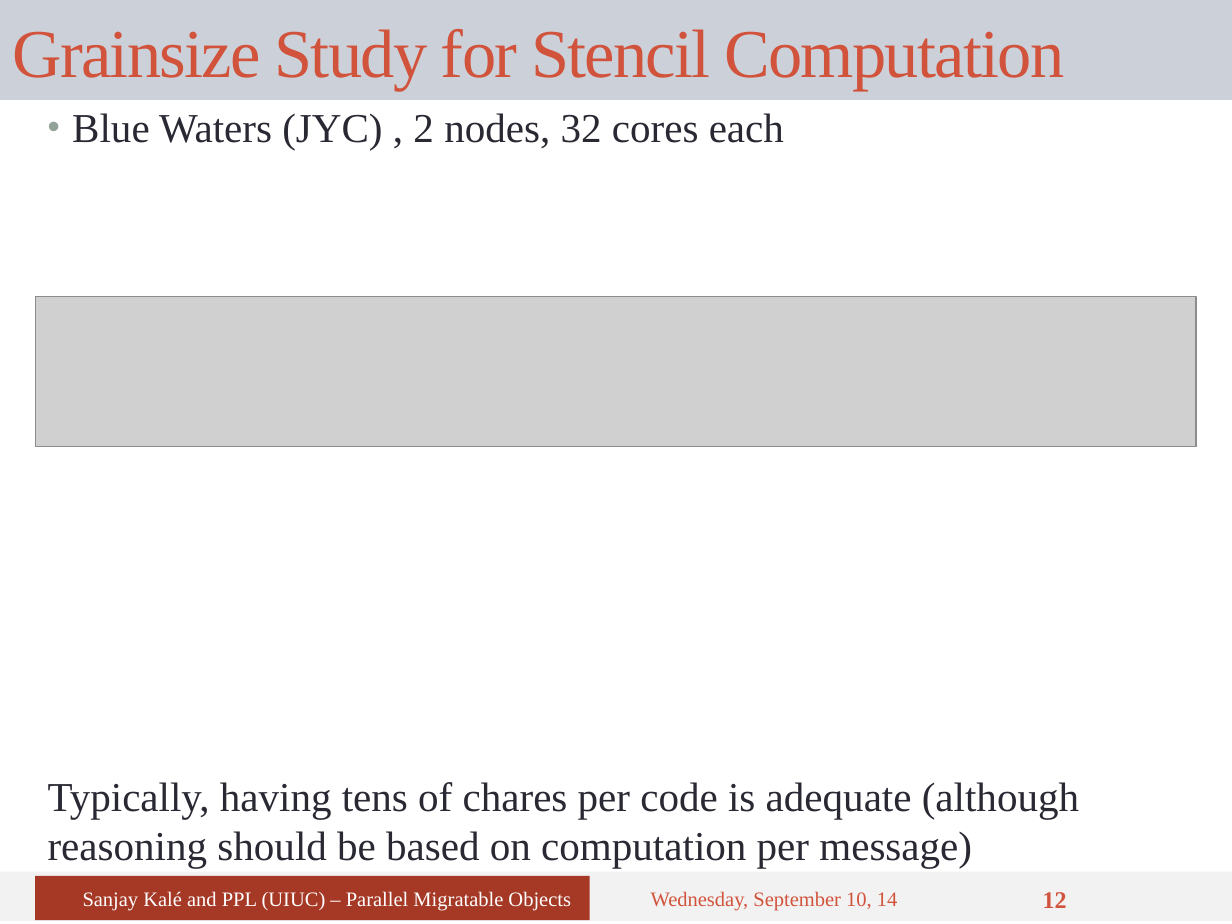
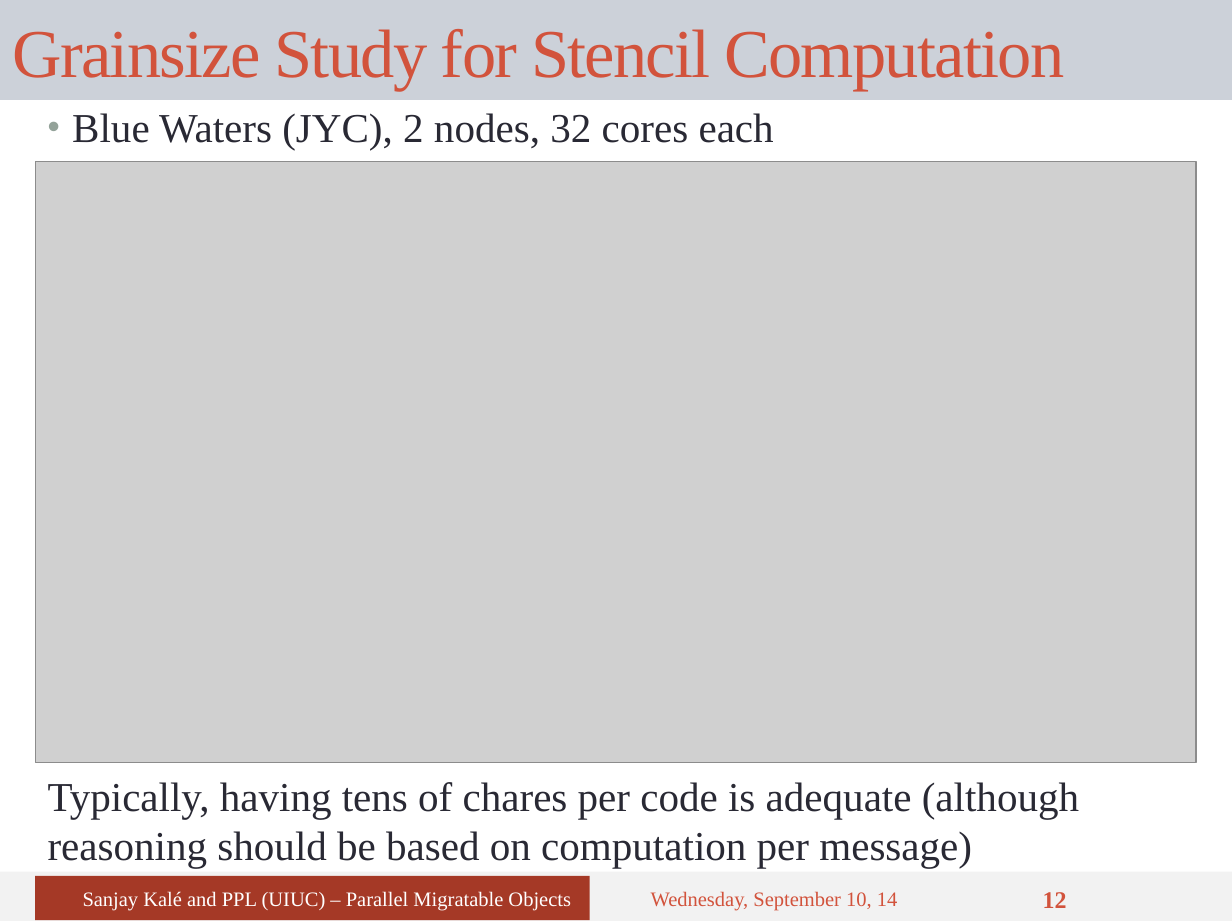
Before and after one commit to UIUC-PPL/charm_tutorial, a slide deck: slide 12 of tutorial-05-overdecomposition.pptx. Drawn at 1232x924 pixels with LibreOffice and Linux fonts; fonts in the diff are those of the drawing; grey boxes stand for pictures. Boxes give left, top, right and bottom in pixels: in the first picture for what was removed or moved away, otherwise in the second. Text is boxed around its words. In the diff, an @@ line names an element or a change of style, - is before the commit and + after.

Commit message:
itatlics, spacing, minus adding, subscript, resizing and re-formatting pictures

```diff
--- a/tutorial-05-overdecomposition.pptx
+++ b/tutorial-05-overdecomposition.pptx
@@ text at (72, 113, 774, 150): spaces changed @@
-• Blue Waters (JYC) , 2 nodes, 32 cores each
+• Blue Waters (JYC), 2 nodes, 32 cores each
@@ picture: place and size @@
-picture at (36, 296, 1196, 446)
+picture at (36, 161, 1196, 763)
```
Also in this commit, not shown: 4 other slides changed.
